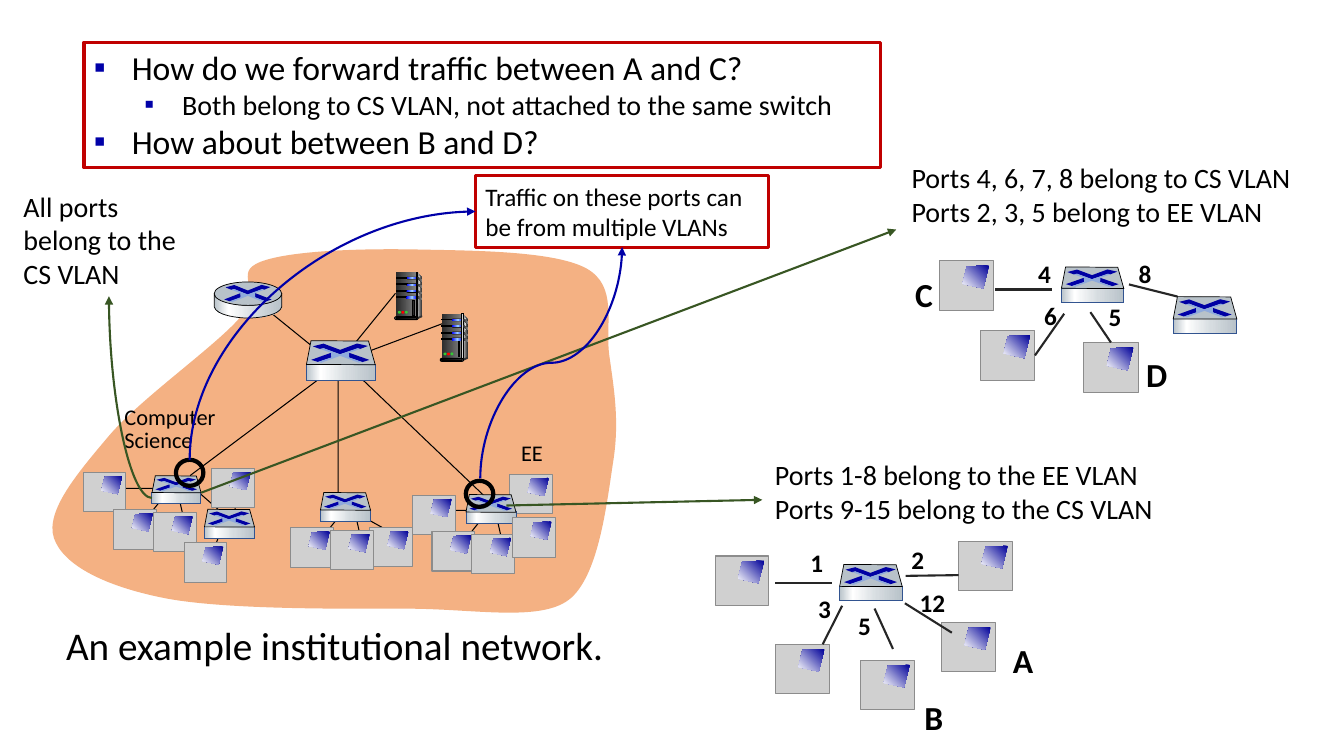
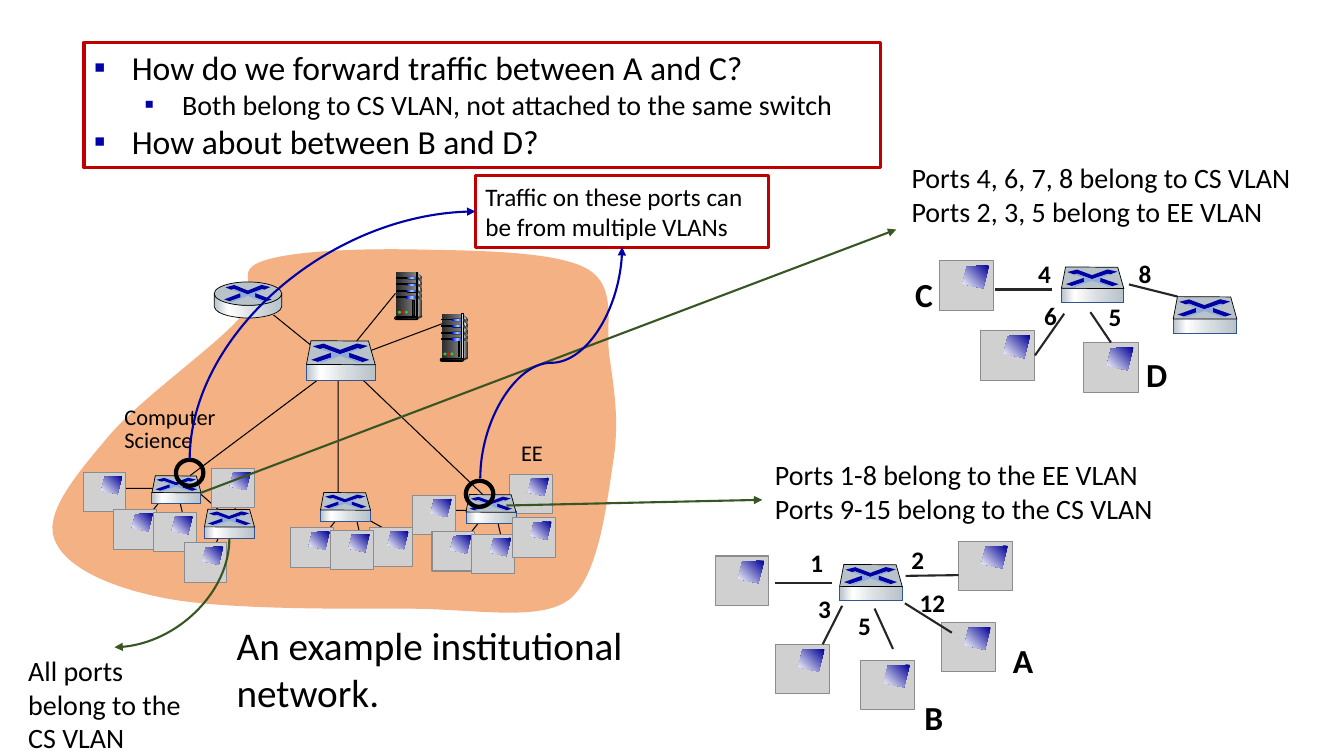
Before and after one commit to minmit/webpage, a slide deck: slide 18 of courses/CS456-F25/lectures/lec15.pptx. Drawn at 1344x756 pixels with LibreOffice and Linux fonts; fonts in the diff are those of the drawing; grey boxes stand for pictures. Boxes give left, top, right and bottom in pixels: in the first picture for what was removed or moved away, otherwise in the second. Text is boxed around its words. In the diff, an @@ line names an element or a change of style, - is before the commit and + after.

```diff
--- a/courses/CS456-F25/lectures/lec15.pptx
+++ b/courses/CS456-F25/lectures/lec15.pptx
@@ curved arrow moved from (152, 498) - (109, 296) to (230, 538) - (115, 647) @@
@@ text "An example institutional network." rewrapped from bbox=[66, 632, 603, 667] to bbox=[237, 632, 623, 708] @@
@@ text "All ports belong to the ...": place and size @@
-text "All ports belong to the ..." at bbox=[23, 197, 176, 285]
+text "All ports belong to the ..." at bbox=[28, 661, 180, 749]
```
Also in this commit, not shown: 1 other slide changed, 4 other files.
